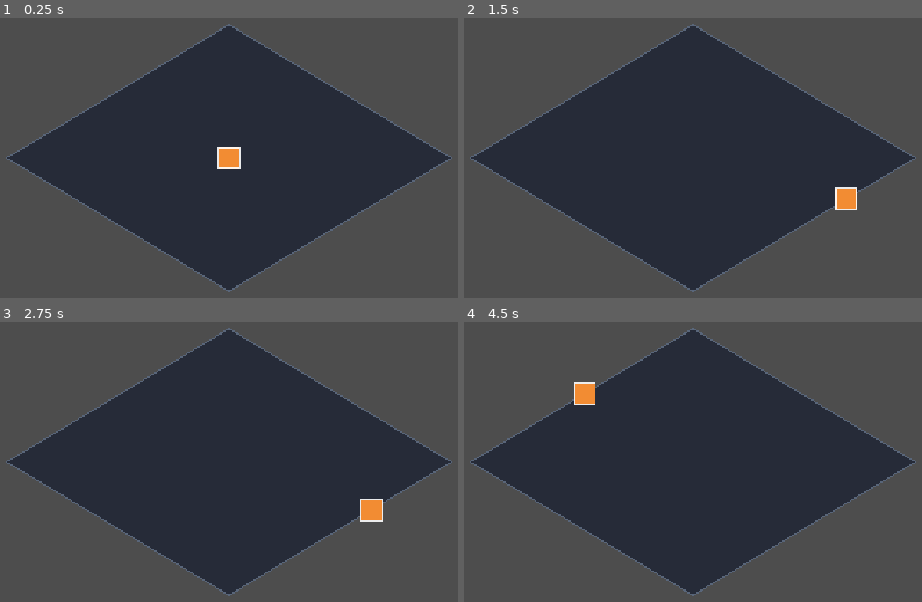
Above: before the commit, frames 1-4 (two rows, left to right).
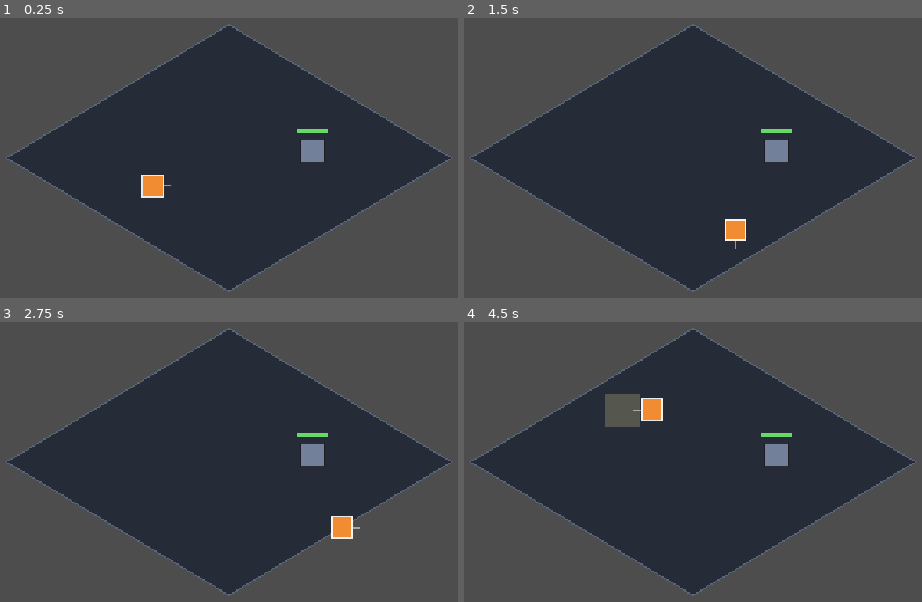
Above: after the commit, the same moments.

Repository: avivuiux/survival-arena
Game: Godot game, scene res://scenes/game.tscn
Two runs of this game, one before a commit and one after it. Both use one fixed random seed, a clock stepped at 60 frames per second and the inputs below. Before the commit the project starts from res://main.tscn.
Inputs:
- Up to frame 1 (0.25 s): no input
- Up to frame 2 (1.5 s): tap Enter (ui_accept) at 0.5, 0.6, 0.77, 1.07, 1.35 s; hold Right (ui_right) 0.53-1.28 s; hold Down (ui_down) from 1.28 s (still down)
- Up to frame 3 (2.75 s): tap Enter (ui_accept) at 1.52, 1.82, 2.1 s; release Down (ui_down) at 2.03 s; hold Right (ui_right) from 2.03 s (still down)
- Up to frame 4 (4.5 s): release Right (ui_right) at 2.78 s; hold Up (ui_up) 2.78-3.53 s; tap Enter (ui_accept) at 2.85, 3.02, 3.32, 3.6, 3.77, 4.07, 4.35 s; hold Left (ui_left) from 3.53 s (still down)

The runs differ from the first frame. In frame 1, 1.3% of the frame differs, in the area x 30-72%, y 39-65%; in frame 2, 1.3%; in frame 3, 1.3%; in frame 4, 2.2%, in the area x 24-72%, y 21-52%.

Commit message:
Slice 2: melee attack, dummy, satisfying hit (knockback + hit-stop + shake)
Reorganize into proper folders (scenes/ scripts/ entities/). Player gets
a Space-triggered melee hitbox; Dummy takes knockback, flashes, drives
hit-stop + screen-shake, refills HP on KO for an endless feel-test loop.
game.gd uses preload (not class_name) so it verifies headless. Old root
main.gd/main.tscn removed. Headless run clean (exit 0).

Co-Authored-By: Claude Opus 4.8 (1M context) <noreply@anthropic.com>

Diff:
--- /dev/null
+++ b/entities/dummy/dummy.gd
@@ -0,0 +1,83 @@
+class_name Dummy
+extends Node2D
+
+# =============================================================
+#  Dummy - a stationary practice target. Takes knockback when hit,
+#  flashes, drives the hit-stop + screen-shake, and eases back to
+#  its home spot so you can keep wailing on it. HP refills on KO so
+#  the "is the hit satisfying?" loop never stops.
+# =============================================================
+
+const SIZE := 34.0
+const MAX_HP := 100
+const DAMAGE := 10
+const KNOCKBACK := 380.0
+const FRICTION := 900.0         # how fast knockback bleeds off
+const RETURN_SPEED := 90.0      # drift back home when at rest
+const FLASH_TIME := 0.12
+
+var game
+var hp := MAX_HP
+var velocity := Vector2.ZERO
+var home := Vector2.ZERO
+var _flash := 0.0
+var _hurtbox: Area2D
+
+func _ready() -> void:
+	home = position
+	_hurtbox = Area2D.new()
+	_hurtbox.monitoring = false
+	_hurtbox.monitorable = true
+	_hurtbox.add_to_group("hurtbox")
+	var cs := CollisionShape2D.new()
+	var shape := RectangleShape2D.new()
+	shape.size = Vector2(SIZE, SIZE)
+	cs.shape = shape
+	_hurtbox.add_child(cs)
+	add_child(_hurtbox)
+
+func take_hit(dir: Vector2) -> void:
+	hp -= DAMAGE
+	velocity += dir.normalized() * KNOCKBACK
+	_flash = FLASH_TIME
+	if game:
+		game.hit_stop(0.06)
+		game.add_shake(7.0)
+	if hp <= 0:
+		hp = MAX_HP
+		_flash = FLASH_TIME * 1.6
+		if game:
+			game.add_shake(12.0)
+
+func _process(delta: float) -> void:
+	if velocity.length() > 1.0:
+		position += velocity * delta
+		velocity = velocity.move_toward(Vector2.ZERO, FRICTION * delta)
+		if game:
+			position = game.clamp_to_arena(position)
+	else:
+		velocity = Vector2.ZERO
+		position = position.move_toward(home, RETURN_SPEED * delta)
+
+	if _flash > 0.0:
+		_flash -= delta
+	queue_redraw()
+
+func _draw() -> void:
+	var base := Color(0.45, 0.50, 0.60)
+	var col := base
+	if _flash > 0.0:
+		var f := clampf(_flash / FLASH_TIME, 0.0, 1.0)
+		col = base.lerp(Color(1, 1, 1), f)
+	var r := Rect2(-Vector2(SIZE, SIZE) / 2.0, Vector2(SIZE, SIZE))
+	draw_rect(r, col)
+	draw_rect(r, Color(0.10, 0.10, 0.12, 0.8), false, 2.0)
+
+	# HP bar above the dummy
+	var bw := 46.0
+	var bh := 6.0
+	var bx := -bw / 2.0
+	var by := -SIZE / 2.0 - 16.0
+	draw_rect(Rect2(bx, by, bw, bh), Color(0, 0, 0, 0.5))
+	var ratio := clampf(float(hp) / float(MAX_HP), 0.0, 1.0)
+	draw_rect(Rect2(bx, by, bw * ratio, bh), Color(0.40, 0.85, 0.40))
--- /dev/null
+++ b/entities/player/player.gd
@@ -0,0 +1,105 @@
+class_name Player
+extends Node2D
+
+# =============================================================
+#  Player - moves (WASD / arrows), faces its move direction, and
+#  swings a melee attack (Space). The attack enables a short-lived
+#  hitbox in front; anything in the "hurtbox" group it overlaps
+#  during the active window takes a hit.
+# =============================================================
+
+const SPEED := 320.0
+const SIZE := 30.0
+const REACH := 42.0            # how far in front the hitbox sits
+const HIT_W := 48.0
+const HIT_H := 48.0
+const ATTACK_ACTIVE := 0.12    # seconds the hitbox is live
+const ATTACK_COOLDOWN := 0.34
+
+var game                        # reference to Game (arena + juice)
+var facing := Vector2.RIGHT
+var attacking := false
+var _attack_time := 0.0
+var _cooldown := 0.0
+var _hitbox: Area2D
+var _already_hit: Array = []
+
+func _ready() -> void:
+	_hitbox = Area2D.new()
+	_hitbox.monitoring = false
+	_hitbox.monitorable = false
+	var cs := CollisionShape2D.new()
+	var shape := RectangleShape2D.new()
+	shape.size = Vector2(HIT_W, HIT_H)
+	cs.shape = shape
+	_hitbox.add_child(cs)
+	add_child(_hitbox)
+	_update_hitbox_position()
+
+func _process(delta: float) -> void:
+	if _cooldown > 0.0:
+		_cooldown -= delta
+
+	var dir := Vector2.ZERO
+	if Input.is_physical_key_pressed(KEY_W) or Input.is_action_pressed("ui_up"):
+		dir.y -= 1.0
+	if Input.is_physical_key_pressed(KEY_S) or Input.is_action_pressed("ui_down"):
+		dir.y += 1.0
+	if Input.is_physical_key_pressed(KEY_A) or Input.is_action_pressed("ui_left"):
+		dir.x -= 1.0
+	if Input.is_physical_key_pressed(KEY_D) or Input.is_action_pressed("ui_right"):
+		dir.x += 1.0
+
+	if dir != Vector2.ZERO:
+		dir = dir.normalized()
+		facing = dir
+		if not attacking:
+			position += dir * SPEED * delta
+			if game:
+				position = game.clamp_to_arena(position)
+		_update_hitbox_position()
+
+	if Input.is_action_just_pressed("ui_accept") and not attacking and _cooldown <= 0.0:
+		_start_attack()
+
+	queue_redraw()
+
+func _physics_process(delta: float) -> void:
+	if not attacking:
+		return
+	_attack_time -= delta
+	for area in _hitbox.get_overlapping_areas():
+		if area.is_in_group("hurtbox") and not _already_hit.has(area):
+			_already_hit.append(area)
+			var target := area.get_parent()
+			if target and target.has_method("take_hit"):
+				target.take_hit(facing)
+	if _attack_time <= 0.0:
+		attacking = false
+		_hitbox.monitoring = false
+
+func _start_attack() -> void:
+	attacking = true
+	_attack_time = ATTACK_ACTIVE
+	_cooldown = ATTACK_COOLDOWN
+	_already_hit.clear()
+	_update_hitbox_position()
+	_hitbox.monitoring = true
+
+func _update_hitbox_position() -> void:
+	if _hitbox:
+		_hitbox.position = facing * REACH
+
+func _draw() -> void:
+	# facing indicator
+	draw_line(Vector2.ZERO, facing * (SIZE * 0.9), Color(1, 1, 1, 0.5), 2.0)
+	# body
+	var r := Rect2(-Vector2(SIZE, SIZE) / 2.0, Vector2(SIZE, SIZE))
+	draw_rect(r, Color(0.95, 0.55, 0.20))
+	draw_rect(r, Color(1, 1, 1, 0.9), false, 2.0)
+	# attack swing telegraph
+	if attacking:
+		var t := clampf(_attack_time / ATTACK_ACTIVE, 0.0, 1.0)
+		var c := Color(1.0, 0.95, 0.6, 0.20 + 0.55 * t)
+		var hr := Rect2(facing * REACH - Vector2(HIT_W, HIT_H) / 2.0, Vector2(HIT_W, HIT_H))
+		draw_rect(hr, c)
--- a/main.gd
+++ /dev/null
@@ -1,68 +0,0 @@
-extends Node2D
-
-# =============================================================
-#  Survival Arena - greybox vertical slice (phase 1)
-#  Goal of this slice: ONE controllable character moving inside
-#  an isometric-style arena. No art, no combat yet - just proving
-#  the foundation is alive and feels okay to move.
-#  Move: WASD or arrow keys.
-# =============================================================
-
-const ARENA_RADIUS_X := 320.0          # half-width of the diamond floor
-const ARENA_SQUASH := 0.6              # vertical squash -> isometric look
-const PLAYER_SPEED := 320.0            # pixels / second
-const PLAYER_SIZE := 30.0
-
-var arena_center := Vector2.ZERO
-var player_pos := Vector2.ZERO
-
-func _ready() -> void:
-	arena_center = get_viewport_rect().size / 2.0
-	player_pos = arena_center
-	queue_redraw()
-
-func _process(delta: float) -> void:
-	var dir := Vector2.ZERO
-	if Input.is_physical_key_pressed(KEY_W) or Input.is_action_pressed("ui_up"):
-		dir.y -= 1.0
-	if Input.is_physical_key_pressed(KEY_S) or Input.is_action_pressed("ui_down"):
-		dir.y += 1.0
-	if Input.is_physical_key_pressed(KEY_A) or Input.is_action_pressed("ui_left"):
-		dir.x -= 1.0
-	if Input.is_physical_key_pressed(KEY_D) or Input.is_action_pressed("ui_right"):
-		dir.x += 1.0
-
-	if dir != Vector2.ZERO:
-		player_pos += dir.normalized() * PLAYER_SPEED * delta
-		_clamp_to_arena()
-		queue_redraw()
-
-# Keep the player inside the diamond: |dx|/rx + |dy|/ry <= 1
-func _clamp_to_arena() -> void:
-	var off := player_pos - arena_center
-	var rx := ARENA_RADIUS_X
-	var ry := ARENA_RADIUS_X * ARENA_SQUASH
-	var m := absf(off.x) / rx + absf(off.y) / ry
-	if m > 1.0:
-		player_pos = arena_center + off / m
-
-func _draw() -> void:
-	var rx := ARENA_RADIUS_X
-	var ry := ARENA_RADIUS_X * ARENA_SQUASH
-
-	# Isometric diamond floor
-	var floor_pts := PackedVector2Array([
-		arena_center + Vector2(0.0, -ry),
-		arena_center + Vector2(rx, 0.0),
-		arena_center + Vector2(0.0, ry),
-		arena_center + Vector2(-rx, 0.0),
-	])
-	draw_colored_polygon(floor_pts, Color(0.15, 0.17, 0.22))
-	var outline := floor_pts + PackedVector2Array([floor_pts[0]])
-	draw_polyline(outline, Color(0.35, 0.40, 0.48), 2.0)
-
-	# Player (greybox square)
-	var s := PLAYER_SIZE
-	var rect := Rect2(player_pos - Vector2(s, s) / 2.0, Vector2(s, s))
-	draw_rect(rect, Color(0.95, 0.55, 0.20))
-	draw_rect(rect, Color(1.0, 1.0, 1.0, 0.9), false, 2.0)
--- a/main.tscn
+++ /dev/null
@@ -1,6 +0,0 @@
-[gd_scene load_steps=2 format=3]
-
-[ext_resource type="Script" path="res://main.gd" id="1_main"]
-
-[node name="Main" type="Node2D"]
-script = ExtResource("1_main")
--- a/project.godot
+++ b/project.godot
@@ -6,7 +6,7 @@
 [application]
 
 config/name="Survival Arena"
-run/main_scene="res://main.tscn"
+run/main_scene="res://scenes/game.tscn"
 config/features=PackedStringArray("4.7", "GL Compatibility")
 
 [display]
--- /dev/null
+++ b/scenes/game.tscn
@@ -0,0 +1,6 @@
+[gd_scene load_steps=2 format=3]
+
+[ext_resource type="Script" path="res://scripts/game.gd" id="1_game"]
+
+[node name="Game" type="Node2D"]
+script = ExtResource("1_game")
--- /dev/null
+++ b/scripts/game.gd
@@ -0,0 +1,78 @@
+extends Node2D
+
+# =============================================================
+#  Game - orchestrates the arena: spawns entities, owns the
+#  arena bounds, and provides "juice" services (hit-stop, shake)
+#  that entities call into when a hit lands.
+#  Slice 2: one player + one dummy, proving the hit feels good.
+# =============================================================
+
+const ARENA_RADIUS_X := 320.0
+const ARENA_SQUASH := 0.6
+
+# Explicit preloads (robust in headless + editor; no reliance on class_name cache)
+const PlayerScript := preload("res://entities/player/player.gd")
+const DummyScript := preload("res://entities/dummy/dummy.gd")
+
+var arena_center := Vector2.ZERO
+var _shake := 0.0
+var _player: Node2D
+var _dummy: Node2D
+
+func _ready() -> void:
+	arena_center = get_viewport_rect().size / 2.0
+
+	_player = PlayerScript.new()
+	_player.game = self
+	_player.position = arena_center + Vector2(-110.0, 40.0)
+	add_child(_player)
+
+	_dummy = DummyScript.new()
+	_dummy.game = self
+	_dummy.position = arena_center + Vector2(120.0, -10.0)
+	add_child(_dummy)
+
+	queue_redraw()
+
+func _process(delta: float) -> void:
+	# Screen shake: offset the whole scene root, decaying back to rest.
+	if _shake > 0.05:
+		position = Vector2(randf_range(-_shake, _shake), randf_range(-_shake, _shake))
+		_shake = move_toward(_shake, 0.0, 40.0 * delta)
+	elif position != Vector2.ZERO:
+		_shake = 0.0
+		position = Vector2.ZERO
+
+# Keep a position inside the isometric diamond: |dx|/rx + |dy|/ry <= 1
+func clamp_to_arena(pos: Vector2) -> Vector2:
+	var off := pos - arena_center
+	var rx := ARENA_RADIUS_X
+	var ry := ARENA_RADIUS_X * ARENA_SQUASH
+	var m := absf(off.x) / rx + absf(off.y) / ry
+	if m > 1.0:
+		return arena_center + off / m
+	return pos
+
+func add_shake(amount: float) -> void:
+	_shake = maxf(_shake, amount)
+
+# Brief global freeze on impact - the core of "satisfying impact".
+func hit_stop(duration: float) -> void:
+	Engine.time_scale = 0.0
+	# ignore_time_scale = true so the timer ticks while everything else is frozen
+	var t := get_tree().create_timer(duration, true, false, true)
+	await t.timeout
+	Engine.time_scale = 1.0
+
+func _draw() -> void:
+	var rx := ARENA_RADIUS_X
+	var ry := ARENA_RADIUS_X * ARENA_SQUASH
+	var pts := PackedVector2Array([
+		arena_center + Vector2(0.0, -ry),
+		arena_center + Vector2(rx, 0.0),
+		arena_center + Vector2(0.0, ry),
+		arena_center + Vector2(-rx, 0.0),
+	])
+	draw_colored_polygon(pts, Color(0.15, 0.17, 0.22))
+	var outline := pts + PackedVector2Array([pts[0]])
+	draw_polyline(outline, Color(0.35, 0.40, 0.48), 2.0)
Not shown, changed: HANDOFF.md
